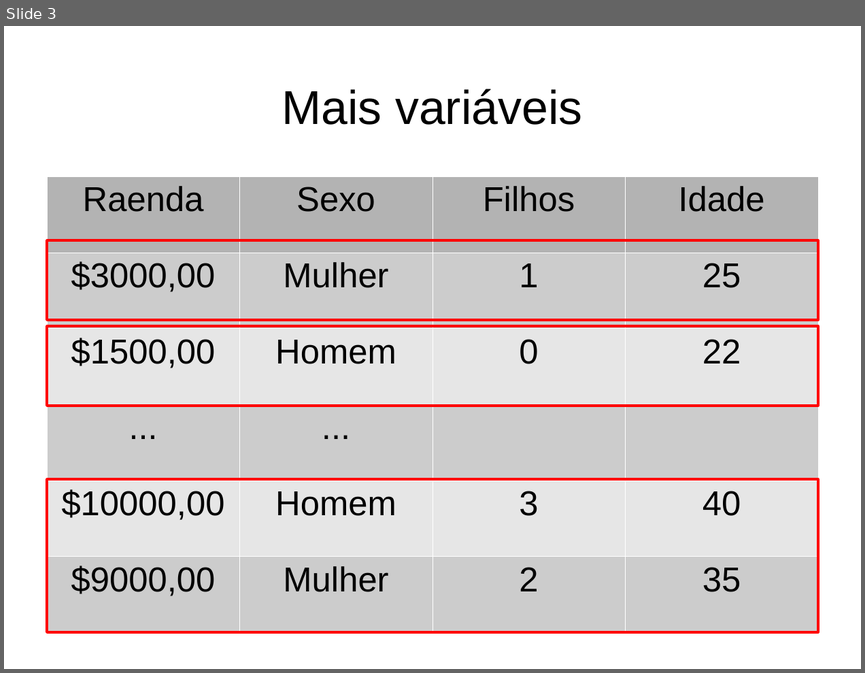
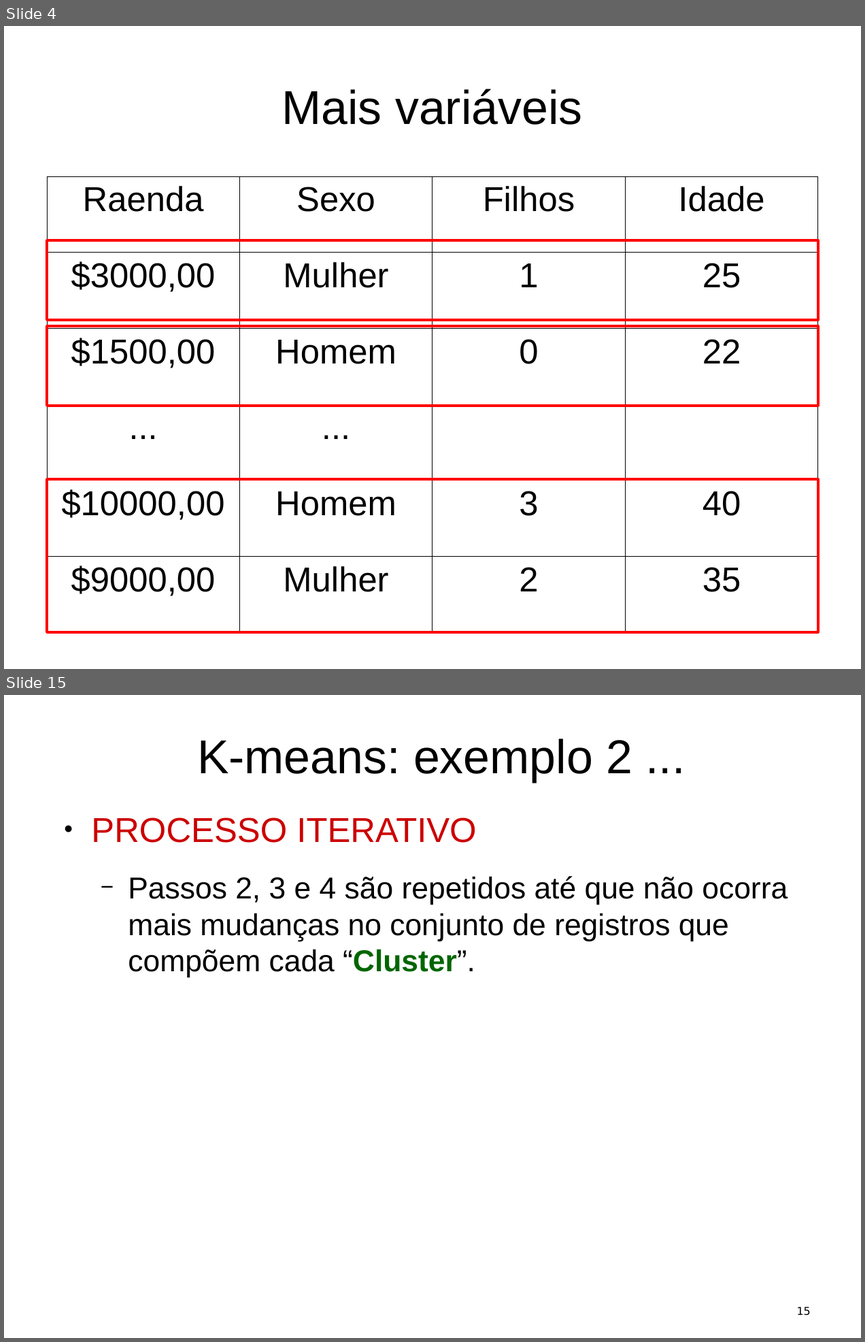
Before and after one commit to flaviobarros/lombz_cluster, a slide deck: Cluster.odp. Shown one above the other, each under a label of ours: slide 3 before the commit, slides 4 and 15 after it; the slides between them are not shown. The pictures are 865x673 and 865x1342 pixels, drawn with LibreOffice and Linux fonts; fonts in the diff are those of the drawing. Boxes give left, top, right and bottom in pixels: in the first picture for what was removed or moved away, otherwise in the second. Text is boxed around its words. In the diff, an @@ line names an element or a change of style, - is before the commit and + after.

Commit message:
Incluindo exemplo do k-means.

```diff
--- a/Cluster.odp
+++ b/Cluster.odp
@@ slide 15 added at bbox=[4, 695, 861, 1338], background #FFFFFF @@
@@ title added at bbox=[197, 739, 632, 782], 44 pt, text #000000 @@
+K-means: exemplo 2 ...
@@ text added at bbox=[91, 817, 787, 977], 28 pt, text #000000 @@
+● PROCESSO ITERATIVO
+  − Passos 2, 3 e 4 são repetidos até que não ocorra mais mudanças no conjunto de registros que compõem cada “Cluster”.
@@ page number added at bbox=[797, 1306, 810, 1315], 10 pt, text #000000 @@
+15
@@ what was slide 3 is now slide 4 @@
@@ slide 4 changed as well @@
@@ table at bbox=[47, 176, 818, 632] @@
@@ fill #B3B3B3 to none in row 1 @@
@@ fill #CCCCCC to none in 10 cells @@
@@ fill #E6E6E6 to none in 8 cells @@
@@ borders changed @@
```
Also in this commit, not shown: 2 other slides changed, 10 other slides added.
